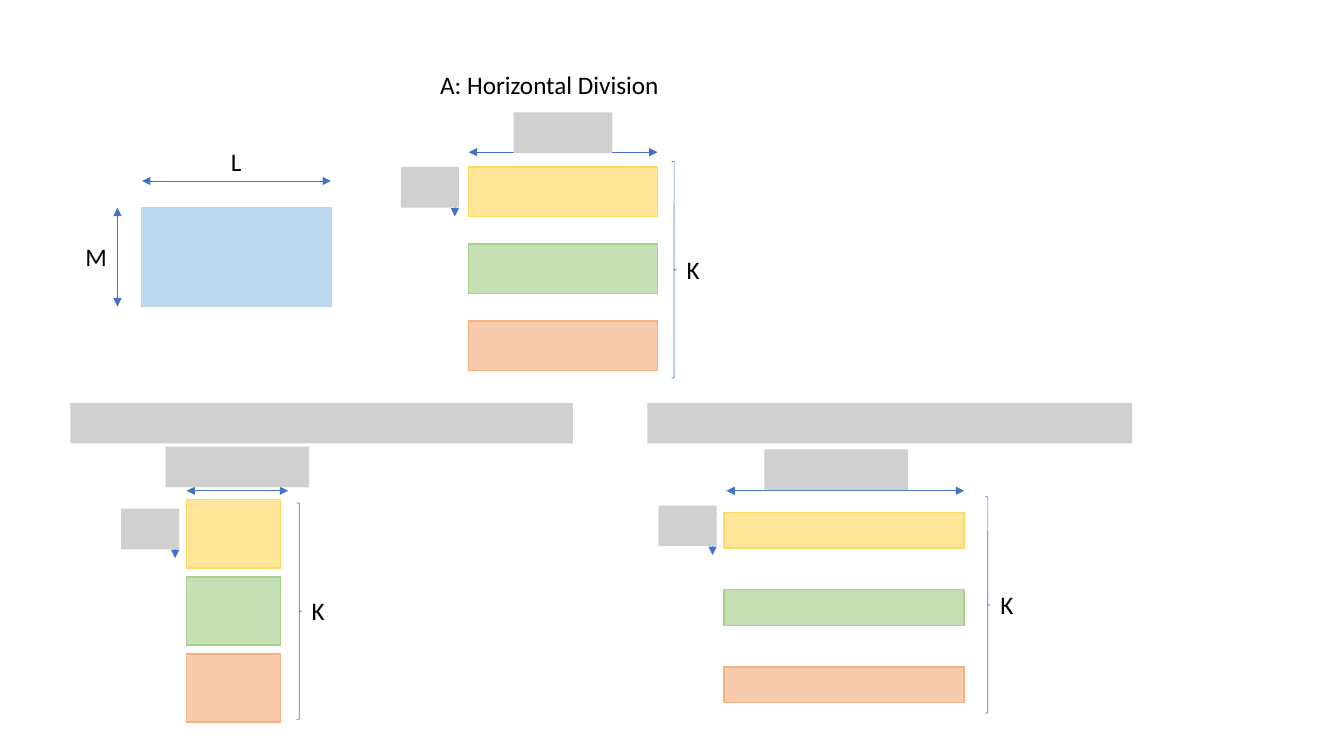
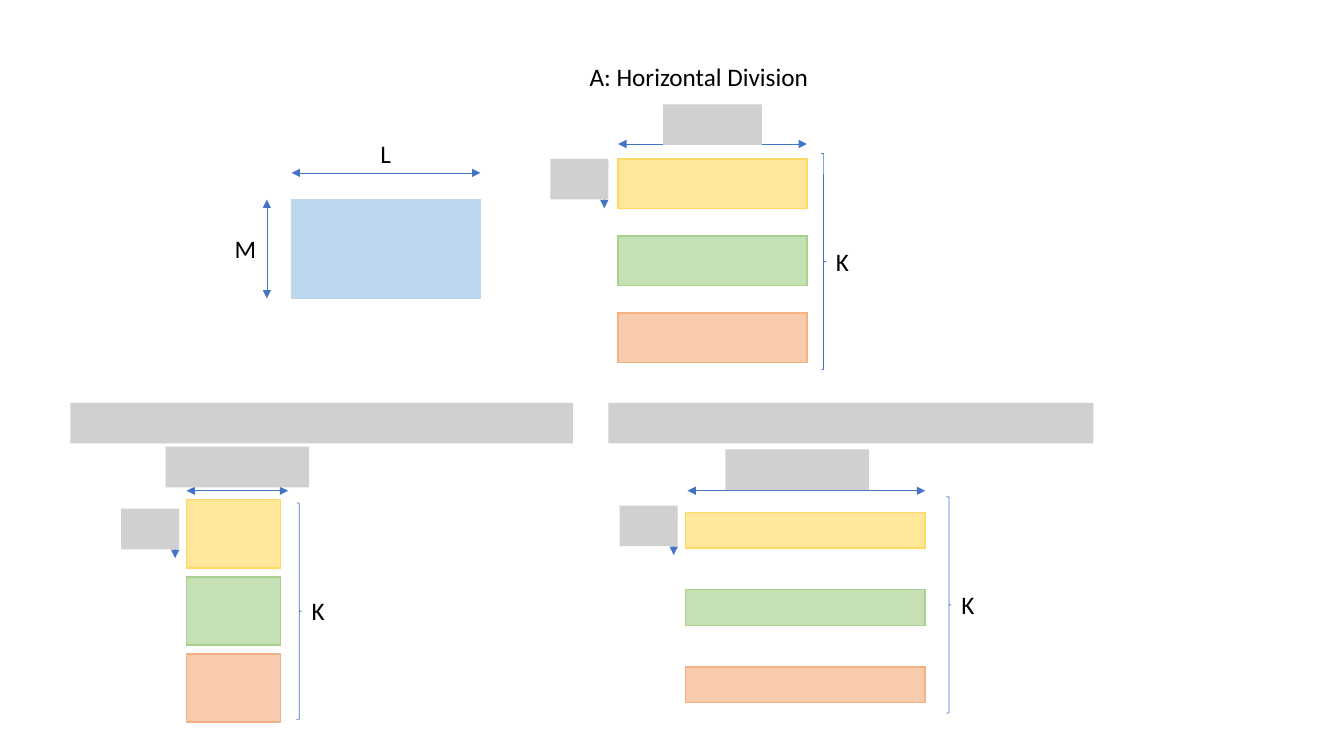
Before and after one commit to PabloRR100/Recursive_Networks, a slide deck: slide 4 of images/images.pptx. Drawn at 1344x756 pixels with LibreOffice and Linux fonts; fonts in the diff are those of the drawing; grey boxes stand for pictures. Boxes give left, top, right and bottom in pixels: in the first picture for what was removed or moved away, otherwise in the second. Text is boxed around its words. In the diff, an @@ line names an element or a change of style, - is before the commit and + after.

```diff
--- a/images/images.pptx
+++ b/images/images.pptx
@@ picture removed at [514, 113, 613, 153] @@
@@ picture added at [663, 104, 762, 144] @@
@@ 4 texts, 4 rectangles, 4 double arrows, 1 right brace: place and size @@
-4 texts, 4 rectangles, 4 double arrows, 1 right brace at [85, 76, 700, 378]
+4 texts, 4 rectangles, 4 double arrows, 1 right brace at [235, 68, 849, 370]
@@ picture removed at [401, 167, 460, 208] @@
@@ picture added at [551, 159, 609, 200] @@
@@ 3 pictures, 3 rectangles, 2 double arrows, 1 text, 1 right brace: place and size @@
-3 pictures, 3 rectangles, 2 double arrows, 1 text, 1 right brace at [647, 403, 1132, 714]
+3 pictures, 3 rectangles, 2 double arrows, 1 text, 1 right brace at [609, 403, 1094, 714]
```
Also in this commit, not shown: 1 other slide changed, 8 other files.
